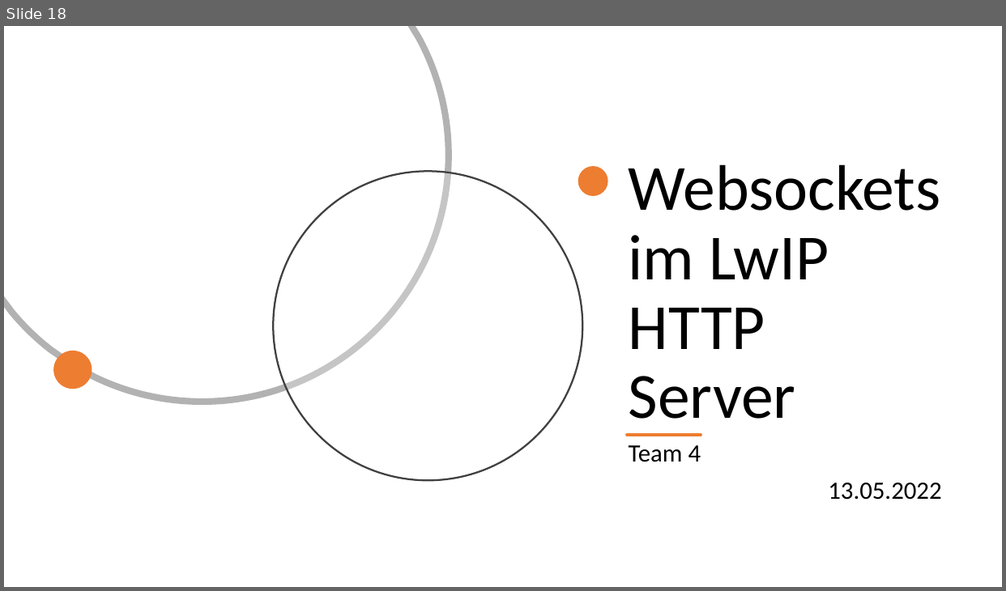
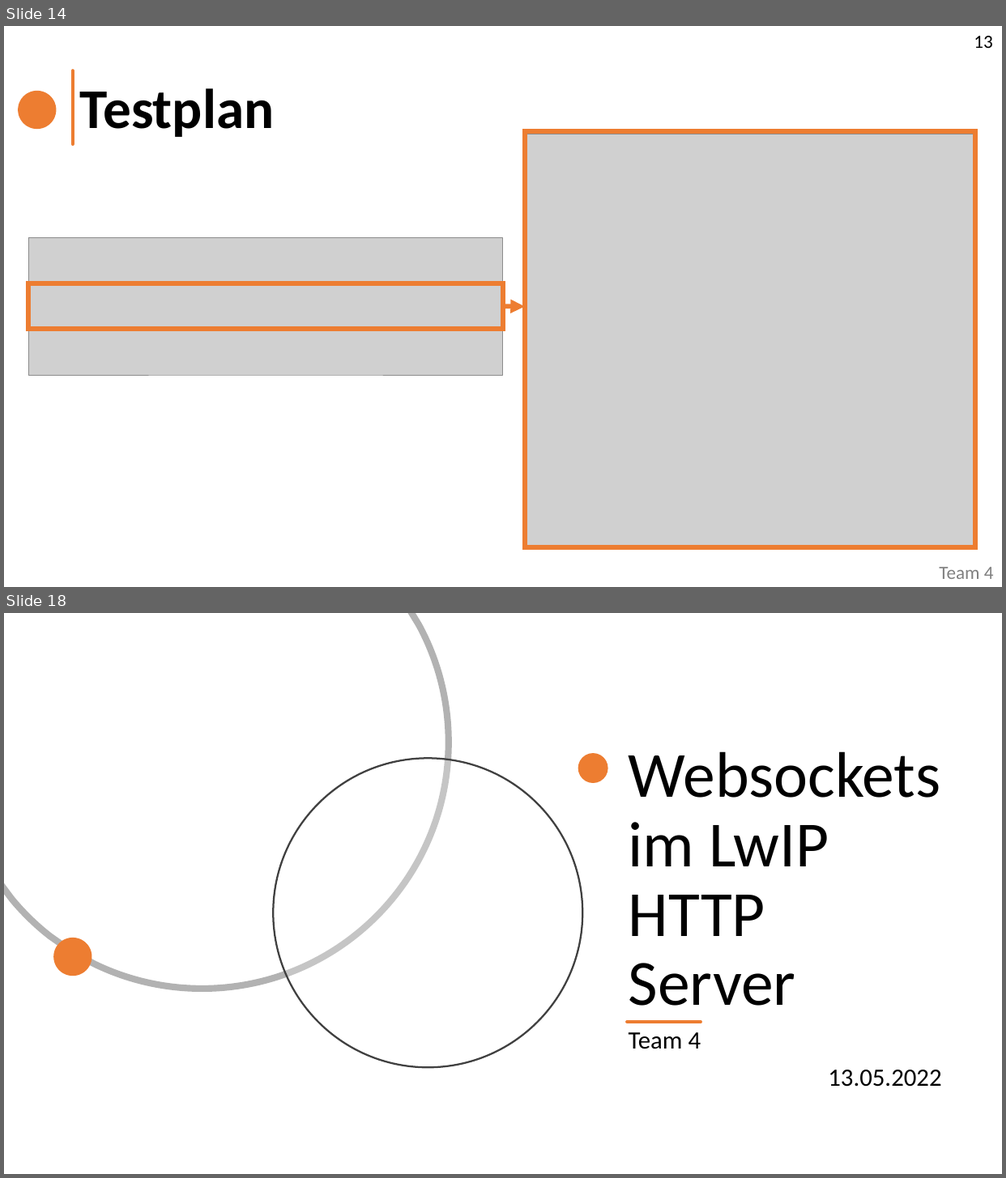
Before and after one commit to TINF20C/Team_4_Websockets-lwIP, a slide deck: PROJECT/Abgabe/TINF20C_Präsentation_Semester4_Team_4.pptx. Shown one above the other, each under a label of ours: slide 18 before the commit, slides 14 and 18 after it; the slides between them are not shown. The pictures are 1006x591 and 1006x1178 pixels, drawn with LibreOffice and Linux fonts; fonts in the diff are those of the drawing; grey boxes stand for pictures. Boxes give left, top, right and bottom in pixels: in the first picture for what was removed or moved away, otherwise in the second. Text is boxed around its words. In the diff, an @@ line names an element or a change of style, - is before the commit and + after.

```diff
--- a/PROJECT/Abgabe/TINF20C_Präsentation_Semester4_Team_4.pptx
+++ b/PROJECT/Abgabe/TINF20C_Präsentation_Semester4_Team_4.pptx
@@ slide 14 added at bbox=[4, 26, 1002, 587], background #FFFFFF @@
@@ text added at bbox=[974, 36, 992, 48], 18 pt, text #000000 @@
+13
@@ line added from (73, 144) to (73, 71), #ED7D31 3 pt @@
@@ ellipse added at bbox=[19, 90, 57, 129], fill #ED7D31 @@
@@ title added at bbox=[80, 88, 274, 137], 54 pt, text #000000, bold @@
+Testplan
@@ picture added at bbox=[525, 134, 976, 548] @@
@@ rectangle added at bbox=[525, 131, 976, 548], outline #ED7D31 4.5 pt @@
@@ picture added at bbox=[28, 238, 503, 375] @@
@@ rectangle added at bbox=[28, 284, 503, 329], outline #ED7D31 4.5 pt @@
@@ arrow added from (503, 307) to (525, 307), #ED7D31 4.5 pt @@
@@ text added at bbox=[939, 567, 994, 579], 18 pt, text #808080 @@
+Team 4
```
Also in this commit, not shown: 16 slides changed, 2 slides removed, 1 other file.
